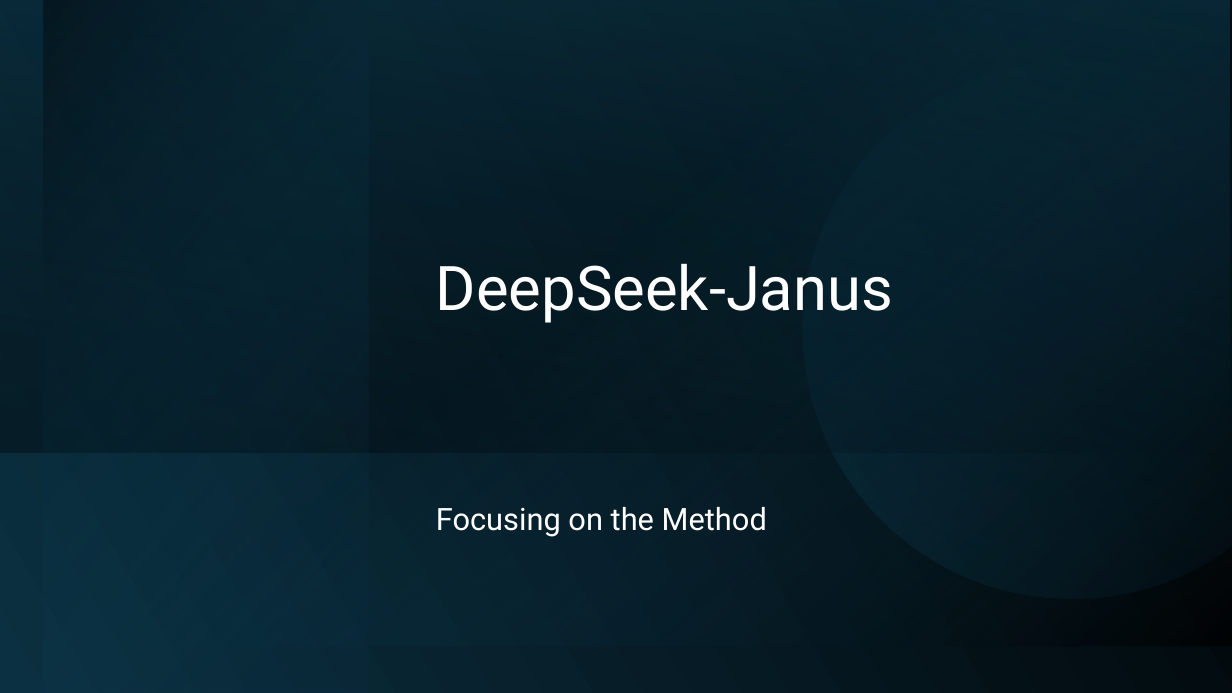
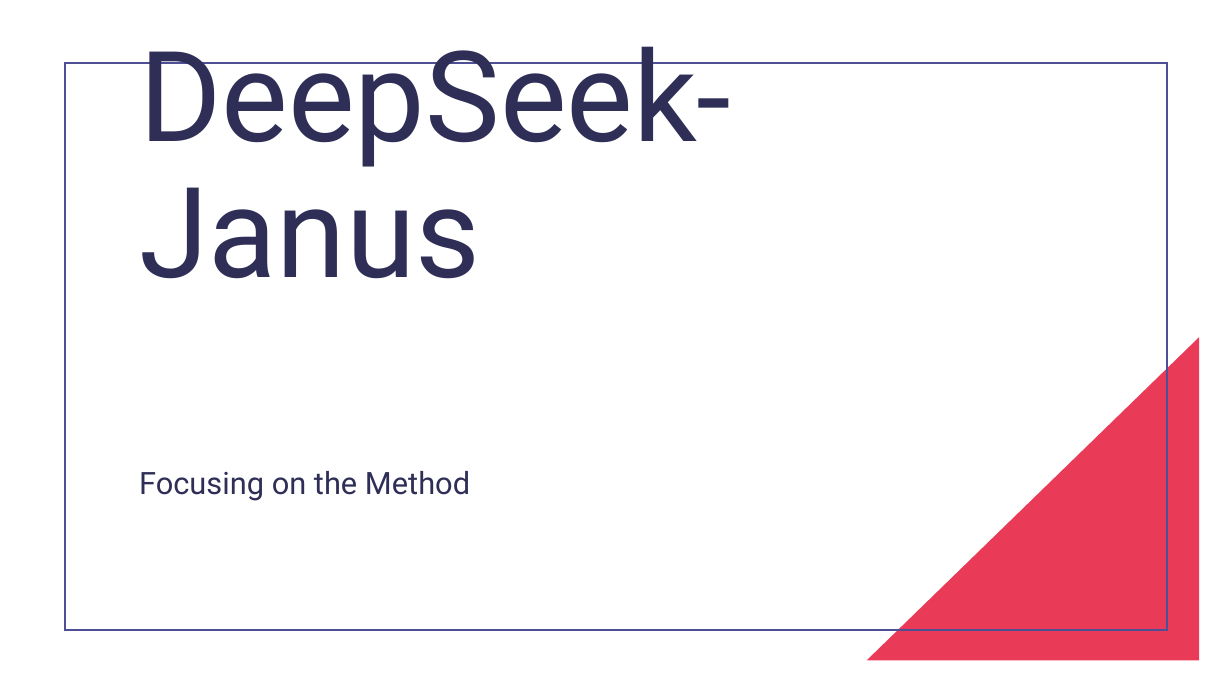
Before and after one commit to gggg8657/study, a slide deck: slide 1 of Studying must go on/Presentation1.pptx. Drawn at 1232x693 pixels with LibreOffice and Linux fonts; fonts in the diff are those of the drawing. Boxes give left, top, right and bottom in pixels: in the first picture for what was removed or moved away, otherwise in the second. Text is boxed around its words. In the diff, an @@ line names an element or a change of style, - is before the commit and + after.

Commit message:
Janus-training explained

```diff
--- a/Studying must go on/Presentation1.pptx
+++ b/Studying must go on/Presentation1.pptx
@@ rectangle removed at box(0, 0, 1229, 453) @@
@@ rectangle removed at box(1, 0, 1232, 647) @@
@@ rectangle removed at box(43, 0, 369, 693) @@
@@ freeform shape removed at box(695, 0, 1232, 693) @@
@@ title "DeepSeek-Janus": place and size @@
-title "DeepSeek-Janus" at box(436, 263, 893, 323)
+title "DeepSeek-Janus" at box(139, 46, 732, 279)
@@ title "DeepSeek-Janus" at box(139, 46, 732, 279): size 48 to 98 pt, text colour #FFFFFF to #2E2E57 @@
@@ rectangle at box(65, 63, 1167, 629): fill gradient #0B3041 to #000000 to none; outline none to #4F4F95 1.5 pt; rotation 180 to 0 degrees @@
@@ right triangle added at box(867, 337, 1200, 661), fill #E93A58 @@
@@ subtitle "Focusing on the Method": place and size @@
-subtitle "Focusing on the Method" at box(436, 507, 767, 537)
+subtitle "Focusing on the Method" at box(139, 471, 470, 501)
@@ subtitle "Focusing on the Method" at box(139, 471, 470, 501): text colour #FFFFFF to #2E2E57 @@
```
Also in this commit, not shown: 3 other slides changed, 3 slides added, 1 slide removed, 1 other file.
